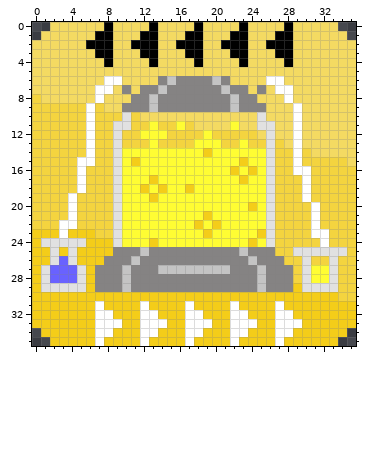
One commit to this pixel-art sprite: docs/arts/cards/generator-yellow_card.png. The picture above was drawn from the file before the commit.
The file is 36x36 pixels.
And afterwards:
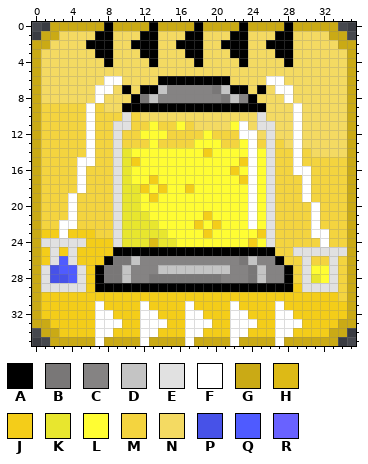
Palette (. is transparent): A #000000  B #797777  C #858383  D #c4c4c4  E #e1e1e1  F #ffffff  G #caaa15  H #ddba16  J #f4cd19  K #e8e62e  L #fffd33  M #f4d43f  N #f4da62  P #4752e8  Q #4f5bff  R #6962ff
Change:
@@ x 0..35 @@
- 0 ..NNNNNNANNNNANNNNANNNNANNNNANNNNN..
- 1 .NNNNNNAANNNAANNNAANNNAANNNAANNNNNN.
- 2 NNNNNNAAANNAAANNAAANNAAANNAAANNNNNNN
- 3 NNNNNNNAANNNAANNNAANNNAANNNAANNNNNNN
- 4 NNNNNNNNANNNNANNNNANNNNANNNNANNNNNNN
- 5 NNNNNNNNNNNNNNNNNNNNNNNNNNNNNNNNNNNN
- 6 NNNNNNNNFFNNNNCDCCCCDCNNNNFFNNNNNNNN
- 7 NNNNNNNFFNCNCCDCCCCCCDCCNCNFFNNNNNNN
- 8 MNNNNNNFNNNCCDCCCCCCCCDCCNNNFNNNNNNN
- 9 MMMMMMFMNNCCCDCCCCCCCCDCCCNNNFNNNNNN
-10 MMMMMMFMMMEMNNNNNNNNNNNNNENNNFNNNNNN
-11 MMMMMMFMMEEMMLMMLMNNNNLNNEENNFNNNNNN
-12 MMMMMMFMMEMMLLLMMMMLMMMMMNENNFNNNNNN
-13 MMMMMMFMMEMMMLMMMMLLLMMLMMEMNFNNNNNN
-14 MMMMMMFMMELLLLLLLLLJLLLLLLEMMFMNNNNN
-15 MMMMMFFMMELJLLLLLLLLLLLJLLEMMFMMMMMN
-16 MMMMMFMMMELLLLLLLLLLLLJLJLEMMFFMMMMM
-17 MMMMMFMMMELLLJLLLLLLLLLJLLEMMMFMMMMM
-18 MMMMMFMMMELLJLJLLJLLLLLLLLEMMMFMMMMM
-19 MMMMFMMMMELLLJLLLLLLLLLLLLEMMMFMMMMM
-20 MMMMFMMMMELLLLLLLLLLLLLLJLEMMMMFMMMM
-21 MMMMFMMMMELLLLLLLLLJLLLLLLEMMMMFMMMM
-22 MMMFFMMMMELLLLLLLLJLJLLLLLEMMMMFMMMM
-23 JJJFJJJMMELLLLLLLLLJLLLLLJEMMMMFFMMM
-24 JEEEEEJJJELLLJLLLLLLLLLLJLEMMMMMFMMM
-25 JJEJEJJJJCCCDCCCCCCCCCCDCCCMMEEEEEEM
-26 JJEREJJJCCCDCCCCCCCCCCCCDCCCMMEMMEMM
-27 JERRREJCCCDCCCDDDDDDDDCCCDCCCMELLEMM
-28 JERRREJCCCDCCCCCCCCCCCCCCDCCCMELLEMM
-29 JEEEEEJCCCDCCCCCCCCCCCCCCDCCCJEEEEMM
-30 JJJJJJJJJJJJJJJJJJJJJJJJJJJJJJJJJJMM
-31 JJJJJJJFJJJJFJJJJFJJJJFJJJJFJJJJJJJJ
-32 JJJJJJJFFJJJFFJJJFFJJJFFJJJFFJJJJJJJ
-33 JJJJJJJFFFJJFFFJJFFFJJFFFJJFFFJJJJJJ
-34 .JJJJJJFFJJJFFJJJFFJJJFFJJJFFJJJJJJ.
-35 ..JJJJJFJJJJFJJJJFJJJJFJJJJFJJJJJJ..
+ 0 ..GGGGGGAGGGGAGGGGAGGGGAGGGGAGGGGG..
+ 1 .GGNNNNAANNNAANNNAANNNAANNNAANNNNGG.
+ 2 GGNNNNAAANNAAANNAAANNAAANNAAANNNNNGG
+ 3 GNNNNNNAANNNAANNNAANNNAANNNAANNNNNNG
+ 4 GNNNNNNNANNNNANNNNANNNNANNNNANNNNNNG
+ 5 GNNNNNNNNNNNNNNNNNNNNNNNNNNNNNNNNNNG
+ 6 GNNNNNNNFFNNNNAAAAAAAANNNNFFNNNNNNNG
+ 7 GNNNNNNFFNANAADCCCCCBDAANANFFNNNNNNG
+ 8 GNNNNNNFNNNABDCCCCCCCBDCANNNFNNNNNNG
+ 9 GMMMMMFMNNAAAAAAAAAAAAAAAANNNFNNNNNG
+10 GMMMMMFMMMEMNNNNNNNNNNNNNENNNFNNNNNG
+11 GMMMMMFMMEEMMLMMLMNNNNLFNEENNFNNNNNG
+12 GMMMMMFMMEMMLLLMMMMLMMMFFNENNFNNNNNG
+13 GMMMMMFMMEMMMLMMMMLLLMMLFMEMNFNNNNNG
+14 GMMMMMFMMEKLLLLLLLLJLLLLFLEMMFMNNNNG
+15 GMMMMFFMMEKJLLLLLLLLLLLJFLEMMFMMMMMG
+16 GMMMMFMMMEKLLLLLLLLLLLJLFLEMMFFMMMMG
+17 GMMMMFMMMEKLLJLLLLLLLLLJFLEMMMFMMMMG
+18 GMMMMFMMMEKKJLJLLJLLLLLLFLEMMMFMMMMG
+19 GMMMFMMMMEKKLJLLLLLLLLLLFLEMMMFMMMMG
+20 GMMMFMMMMEKKLLLLLLLLLLLLFLEMMMMFMMMG
+21 GMMMFMMMMEKKKLLLLLLJLLLLFLEMMMMFMMMG
+22 GMMFFMMMMEKKKKLLLLJLJLLLFLEMMMMFMMMG
+23 GJJFJJJMMEKKKKKLLLLJLLLLLJEMMMMFFMMG
+24 GEEEEEJJJEKKKHKKLLLLLLLLJLEMMMMMFMMG
+25 GJEJEJJJJAAAAAAAAAAAAAAAAAAMMEEEEEEG
+26 GJEQEJJJABBDCCCCCCCCCCCBDCCAMMEMMEMG
+27 GEPQQEJABBDCCCDDDDDDDDCCBDCCAMELLEMG
+28 GEPPQEJABBDCCBBBBBBBBCCCBDCCAMEKLEMG
+29 GEEEEEJAAAAAAAAAAAAAAAAAAAAAAJEEEEMG
+30 GJJJJJJJJJJJJJJJJJJJJJJJJJJJJJJJJJMG
+31 GJJJJJJFJJJJFJJJJFJJJJFJJJJFJJJJJJJG
+32 GJJJJJJFFJJJFFJJJFFJJJFFJJJFFJJJJJJG
+33 GGJJJJJFFFJJFFFJJFFFJJFFFJJFFFJJJJGG
+34 .GGJJJJFFJJJFFJJJFFJJJFFJJJFFJJJJGG.
+35 ..GGGGGFGGGGFGGGGFGGGGFGGGGFGGGGGG..
Boxes around the changes in both pictures, in picture pixels (x1, y1, x2, y2):
changed: (32, 22, 356, 346)
